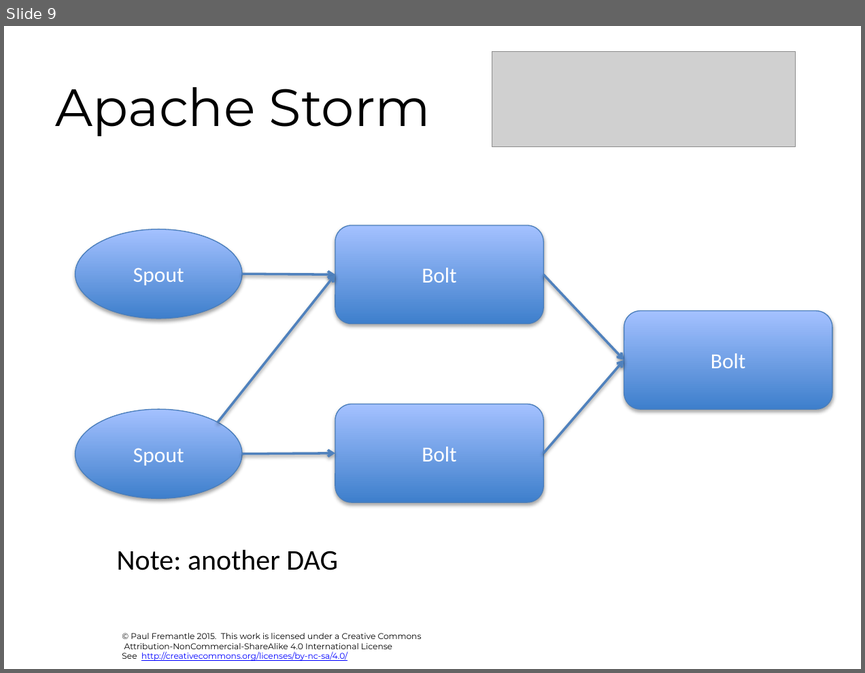
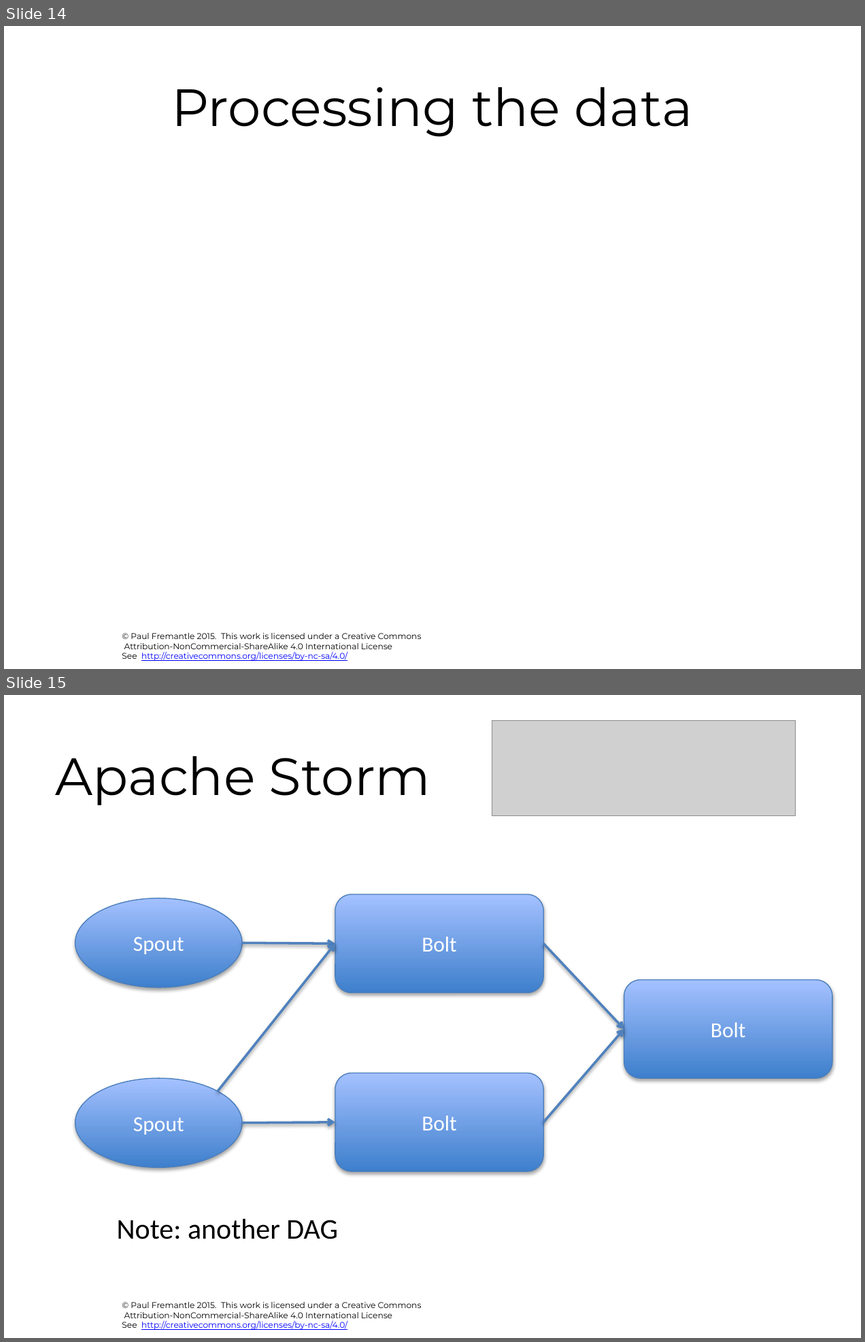
Before and after one commit to pzfreo/ox-clo, a slide deck: pres-source/11-realtime-bigdata.pptx. Shown one above the other, each under a label of ours: slide 9 before the commit, slides 14 and 15 after it. The pictures are 865x673 and 865x1342 pixels, drawn with LibreOffice and Linux fonts; fonts in the diff are those of the drawing; grey boxes stand for pictures; background and template pictures are left out. Boxes give left, top, right and bottom in pixels: in the first picture for what was removed or moved away, otherwise in the second. Text is boxed around its words. In the diff, an @@ line names an element or a change of style, - is before the commit and + after.

```diff
--- a/pres-source/11-realtime-bigdata.pptx
+++ b/pres-source/11-realtime-bigdata.pptx
@@ slide 14 added at [4,26,861,669], background #FFFFFF; not listed: 1 template element that a slide beside it also shows @@
@@ title added at [171,87,692,137], 44 pt, text #000000 @@
+Processing the data
@@ what was slide 9 is now slide 15 @@
```
Also in this commit, not shown: 1 slide changed, 5 other slides added, 26 other files.
